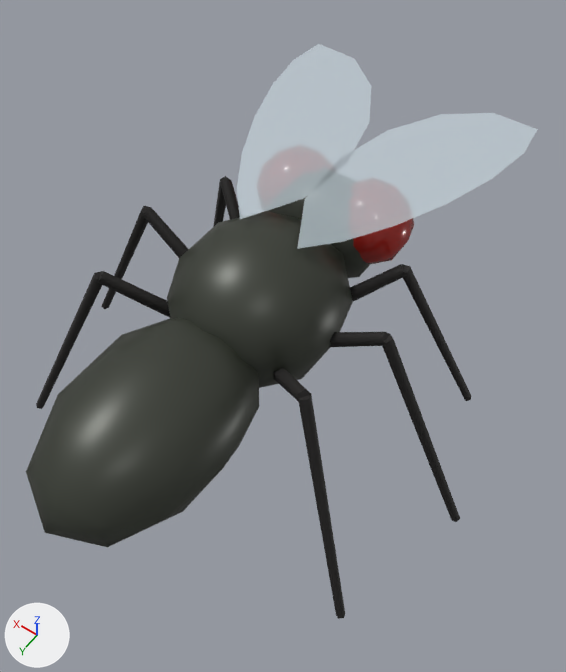
Two versions of the glTF model public/models/fly.glb, one commit apart.
The view is the same before and after, from a camera (50 mm lens) standing at (-0.768, 0.898, 1.896) and looking at (-0.048, -0.111, 0.311). The axes (+X, +Y, +Z) are drawn at lower left. The lights are the same throughout. The first picture is the older version. Where no turn or scale is listed for an object, it has been applied to the vertices.
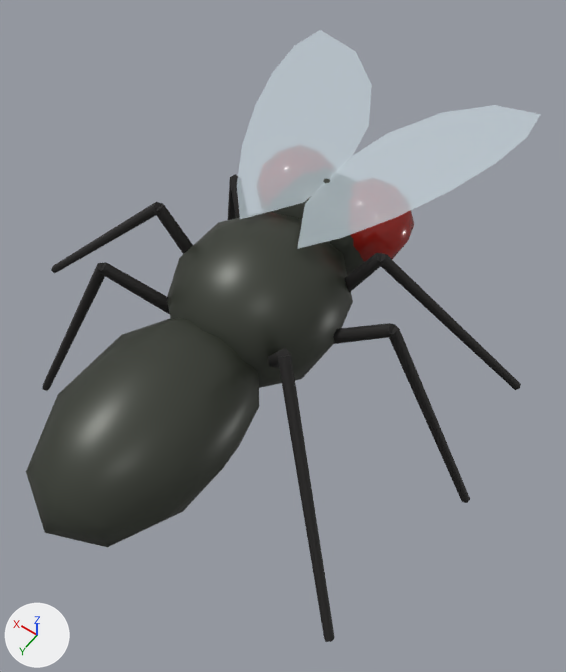
Patch to the scene script:
```diff
--- a/public/models/fly.glb.py
+++ b/public/models/fly.glb.py
@@ ob_mesh_5 @@
 ob_mesh_5 = bpy.data.objects.new('Mesh_5', me_mesh_5)
-ob_mesh_5.parent = ob_node_6
+ob_mesh_5.parent = ob_group_5
 ob_mesh_5.location = (0.0, 0.0, 0.0)
@@ ob_mesh_6 @@
 ob_mesh_6 = bpy.data.objects.new('Mesh_6', me_mesh_6)
-ob_mesh_6.parent = ob_node_8
+ob_mesh_6.parent = ob_group_7
 ob_mesh_6.location = (0.0, 0.0, 0.0)
@@ ob_mesh_7 @@
 ob_mesh_7 = bpy.data.objects.new('Mesh_7', me_mesh_7)
-ob_mesh_7.parent = ob_node_10
+ob_mesh_7.parent = ob_group_9
 ob_mesh_7.location = (0.0, 0.0, 0.0)
@@ ob_mesh_8 @@
 ob_mesh_8 = bpy.data.objects.new('Mesh_8', me_mesh_8)
-ob_mesh_8.parent = ob_node_10
+ob_mesh_8.parent = ob_group_9
 ob_mesh_8.location = (0.203, 0.0, 0.158)
@@ ob_mesh_9 @@
 ob_mesh_9 = bpy.data.objects.new('Mesh_9', me_mesh_9)
-ob_mesh_9.parent = ob_node_13
+ob_mesh_9.parent = ob_group_12
 ob_mesh_9.location = (0.0, 0.0, 0.0)
@@ ob_mesh_10 @@
 ob_mesh_10 = bpy.data.objects.new('Mesh_10', me_mesh_10)
-ob_mesh_10.parent = ob_node_13
+ob_mesh_10.parent = ob_group_12
 ob_mesh_10.location = (-0.203, 0.0, 0.158)
@@ ob_mesh_11 @@
 ob_mesh_11 = bpy.data.objects.new('Mesh_11', me_mesh_11)
-ob_mesh_11.parent = ob_node_16
+ob_mesh_11.parent = ob_group_15
 ob_mesh_11.location = (0.0, 0.0, 0.0)
@@ ob_mesh_12 @@
 ob_mesh_12 = bpy.data.objects.new('Mesh_12', me_mesh_12)
-ob_mesh_12.parent = ob_node_16
+ob_mesh_12.parent = ob_group_15
 ob_mesh_12.location = (0.225, 0.0, 0.175)
@@ ob_mesh_13 @@
 ob_mesh_13 = bpy.data.objects.new('Mesh_13', me_mesh_13)
-ob_mesh_13.parent = ob_node_19
+ob_mesh_13.parent = ob_group_18
 ob_mesh_13.location = (0.0, 0.0, 0.0)
@@ ob_mesh_14 @@
 ob_mesh_14 = bpy.data.objects.new('Mesh_14', me_mesh_14)
-ob_mesh_14.parent = ob_node_19
+ob_mesh_14.parent = ob_group_18
 ob_mesh_14.location = (-0.225, 0.0, 0.175)
@@ ob_mesh_15 @@
 ob_mesh_15 = bpy.data.objects.new('Mesh_15', me_mesh_15)
-ob_mesh_15.parent = ob_node_22
+ob_mesh_15.parent = ob_group_21
 ob_mesh_15.location = (0.0, 0.0, 0.0)
@@ ob_mesh_16 @@
 ob_mesh_16 = bpy.data.objects.new('Mesh_16', me_mesh_16)
-ob_mesh_16.parent = ob_node_22
+ob_mesh_16.parent = ob_group_21
 ob_mesh_16.location = (0.225, 0.0, 0.175)
@@ ob_mesh_17 @@
 ob_mesh_17 = bpy.data.objects.new('Mesh_17', me_mesh_17)
-ob_mesh_17.parent = ob_node_25
+ob_mesh_17.parent = ob_group_24
 ob_mesh_17.location = (0.0, 0.0, 0.0)
@@ ob_mesh_18 @@
 ob_mesh_18 = bpy.data.objects.new('Mesh_18', me_mesh_18)
-ob_mesh_18.parent = ob_node_25
+ob_mesh_18.parent = ob_group_24
 ob_mesh_18.location = (-0.225, 0.0, 0.175)
@@ ob_group_24 @@
+ob_group_24 = bpy.data.objects.new('group_24', None)
+ob_group_24.parent = ob_fly
+ob_group_24.location = (-0.1, 0.02, 0.38)
+ob_group_24.rotation_euler = (-0.000425, 0.323, -0.727)  # degrees (0, 19, -42)
@@ ob_group_21 @@
+ob_group_21 = bpy.data.objects.new('group_21', None)
+ob_group_21.parent = ob_fly
+ob_group_21.location = (0.1, 0.02, 0.38)
+ob_group_21.rotation_euler = (0.0, 0.0, 0.473)  # degrees (0, 0, 27)
@@ ob_group_18 @@
+ob_group_18 = bpy.data.objects.new('group_18', None)
+ob_group_18.parent = ob_fly
+ob_group_18.location = (-0.12, -0.08, 0.38)
+ob_group_18.rotation_euler = (0.0, 0.0, 0.127)  # degrees (0, 0, 7.3)
@@ ob_group_15 @@
+ob_group_15 = bpy.data.objects.new('group_15', None)
+ob_group_15.parent = ob_fly
+ob_group_15.location = (0.12, -0.08, 0.38)
+ob_group_15.rotation_euler = (-0.000424, -0.323, 0.127)  # degrees (0, -19, 7.3)
@@ ob_group_12 @@
+ob_group_12 = bpy.data.objects.new('group_12', None)
+ob_group_12.parent = ob_fly
+ob_group_12.location = (-0.1, -0.18, 0.38)
+ob_group_12.rotation_euler = (-0.000424, 0.323, 0.473)  # degrees (0, 19, 27)
@@ ob_group_9 @@
+ob_group_9 = bpy.data.objects.new('group_9', None)
+ob_group_9.parent = ob_fly
+ob_group_9.location = (0.1, -0.18, 0.38)
+ob_group_9.rotation_euler = (0.0, 0.0, -0.727)  # degrees (0, 0, -42)
@@ ob_group_7 @@
+ob_group_7 = bpy.data.objects.new('group_7', None)
+ob_group_7.parent = ob_fly
+ob_group_7.location = (-0.08, -0.12, 0.64)
+ob_group_7.rotation_euler = (0.0, 0.172, 0.0)  # degrees (0, 10, 0)
@@ ob_group_5 @@
+ob_group_5 = bpy.data.objects.new('group_5', None)
+ob_group_5.parent = ob_fly
+ob_group_5.location = (0.08, -0.12, 0.64)
+ob_group_5.rotation_euler = (0.0, -0.172, 0.0)  # degrees (0, -10, 0)
```

What differs and where, as boxes [x1, y1, x2, y2] in the pictures (566 x 672 px):
'Mesh_6', moved: before [297, 113, 538, 249]; after [297, 105, 541, 249]
'Mesh_5', moved: before [236, 44, 371, 219]; after [237, 30, 372, 219]
'Mesh_18', moved: before [299, 395, 345, 619]; after [278, 355, 335, 642]
'Mesh_14', moved: before [382, 334, 460, 522]; after [389, 325, 470, 503]
'Mesh_10', moved: before [403, 265, 471, 401]; after [381, 253, 521, 390]
'Mesh_12', moved: before [101, 206, 150, 309]; after [51, 202, 162, 273]
'Mesh_16', moved: before [36, 272, 102, 409]; after [42, 263, 105, 391]
'Mesh_15', moved: before [97, 271, 170, 318]; after [100, 262, 170, 314]
'Mesh_9', moved: before [350, 264, 407, 301]; after [345, 253, 383, 293]
'Mesh_13', moved: before [330, 332, 390, 347]; after [333, 323, 395, 344]
'Mesh_11', moved: before [142, 207, 189, 258]; after [154, 204, 193, 254]
'Mesh_17', moved: before [274, 368, 312, 403]; after [268, 348, 291, 368]
'Mesh_7', moved: before [220, 180, 240, 220]; after [230, 178, 240, 218]
'Mesh_8', moved: before [213, 176, 230, 227]; after [228, 174, 238, 220]
